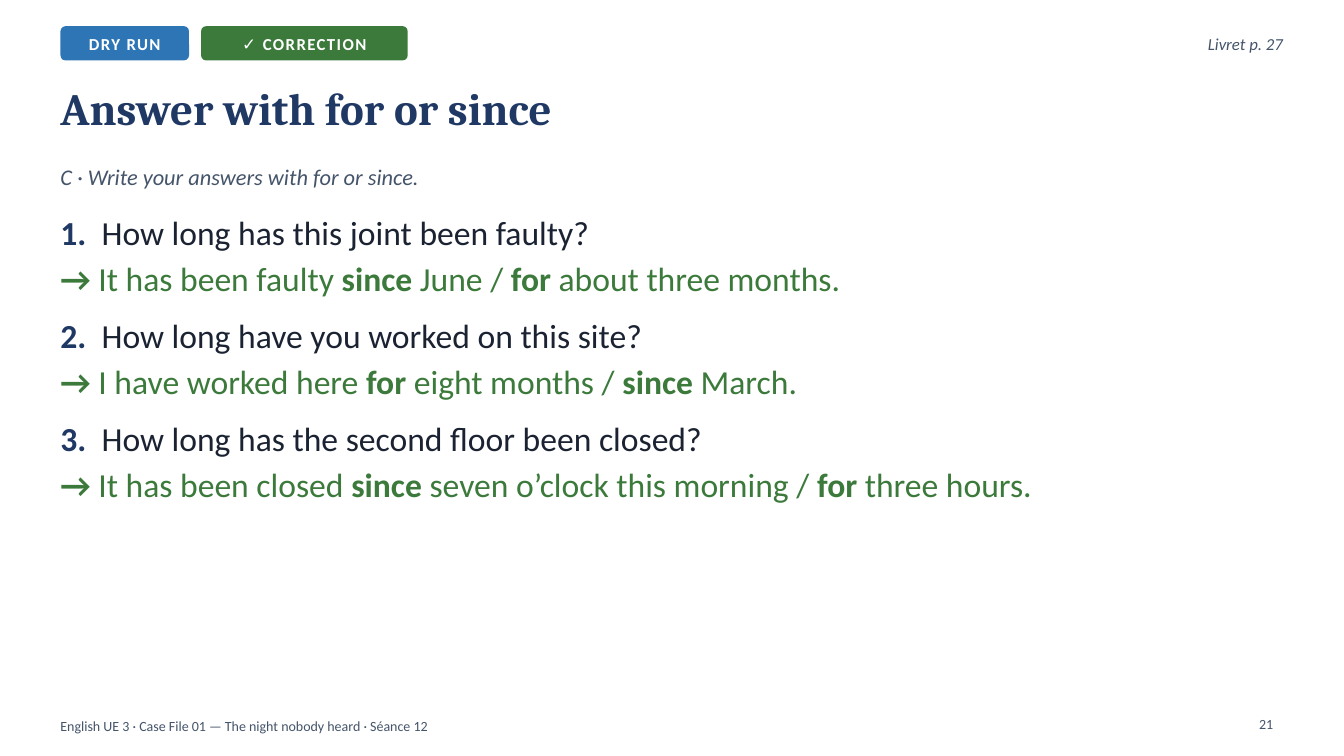
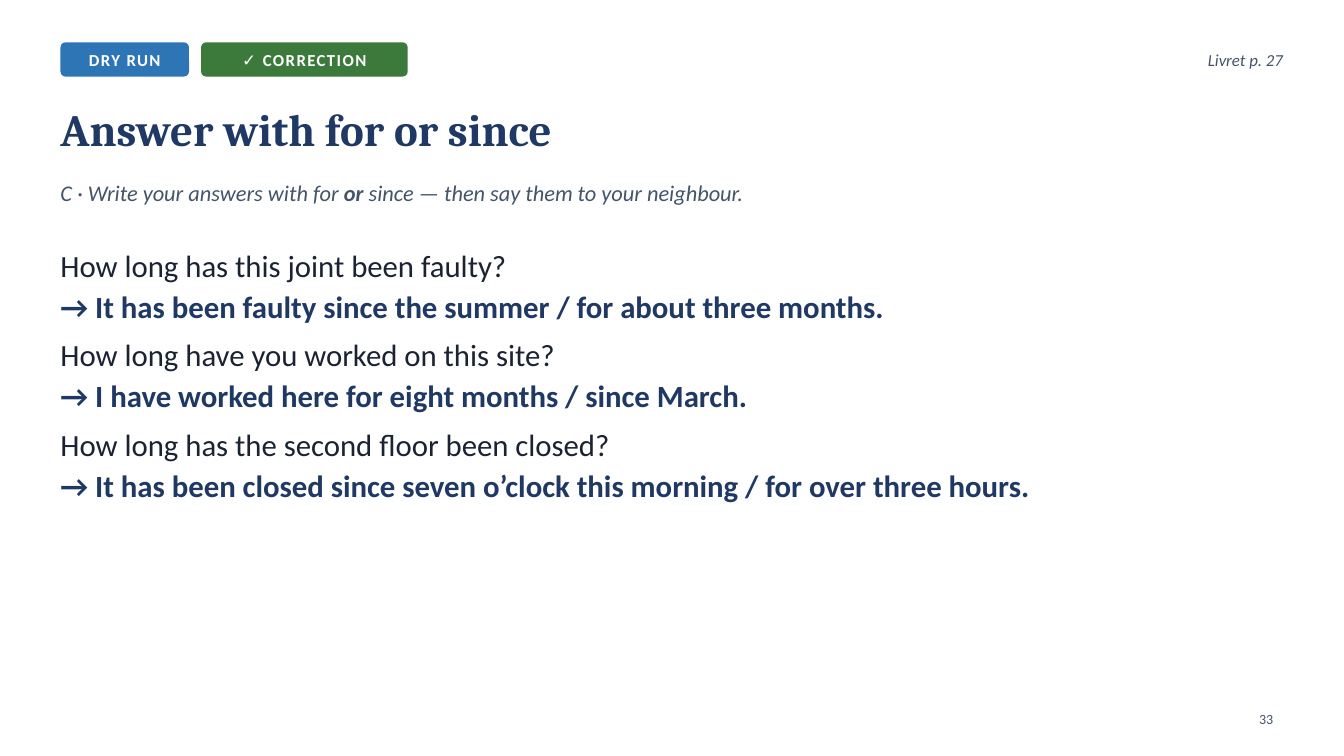
Before and after one commit to ajouniaux/talenleren, a slide deck: slide 33 of powerpoints/Seance_12_Scene5_What_the_email_admits.pptx (slide 21 before the commit). Drawn at 1344x756 pixels with LibreOffice and Linux fonts; fonts in the diff are those of the drawing. Boxes give left, top, right and bottom in pixels: in the first picture for what was removed or moved away, otherwise in the second. Text is boxed around its words. In the diff, an @@ line names an element or a change of style, - is before the commit and + after.

```diff
--- a/powerpoints/Seance_12_Scene5_What_the_email_admits.pptx
+++ b/powerpoints/Seance_12_Scene5_What_the_email_admits.pptx
@@ 2 rounded rectangles, 1 text: place and size @@
-2 rounded rectangles, 1 text at (60, 26, 1283, 60)
+2 rounded rectangles, 1 text at (60, 42, 1283, 77)
@@ title "Answer with for or since": place and size @@
-title "Answer with for or since" at (60, 93, 552, 126)
+title "Answer with for or since" at (60, 114, 552, 147)
@@ text at (60, 185, 743, 205): text changed @@
-C · Write your answers with for or since.
+C · Write your answers with for or since — then say them to your neighbour.
@@ text at (60, 255, 883, 372): text changed; size 24 to 22 pt @@
-1. How long has this joint been faulty?
-→ It has been faulty since June / for about three months.
-2. How long have you worked on this site?
+How long has this joint been faulty?
+→ It has been faulty since the summer / for about three months.
+How long have you worked on this site?
@@ text "How long has this joint ...": place and size @@
-text "How long has this joint ..." at (60, 221, 1032, 503)
+text "How long has this joint ..." at (60, 255, 1030, 503)
@@ text at (95, 385, 747, 413): size 24 to 22 pt, text colour #3C7A3C to #1F3864 in "→ I have worked here for eight ..."; bold on in "I have worked here eight months / ..."; less space between paragraphs @@
@@ text at (60, 434, 1030, 503): text changed; size 24 to 22 pt; text colour #3C7A3C to #1F3864; bold on @@
-3. How long has the second floor been closed?
-→ It has been closed since seven o’clock this morning / for three hours.
+How long has the second floor been closed?
+→ It has been closed since seven o’clock this morning / for over three hours.
@@ page number added at (1259, 715, 1273, 724), 10 pt, text #44546A @@
+33
@@ text removed at (60, 721, 428, 734) @@
-English UE 3 · Case File 01 — The night nobody heard · Séance 12
@@ page number removed at (1259, 720, 1273, 729) @@
-21
```
Also in this commit, not shown: 18 other slides changed, 15 slides added, 3 slides removed, 7 other files.
